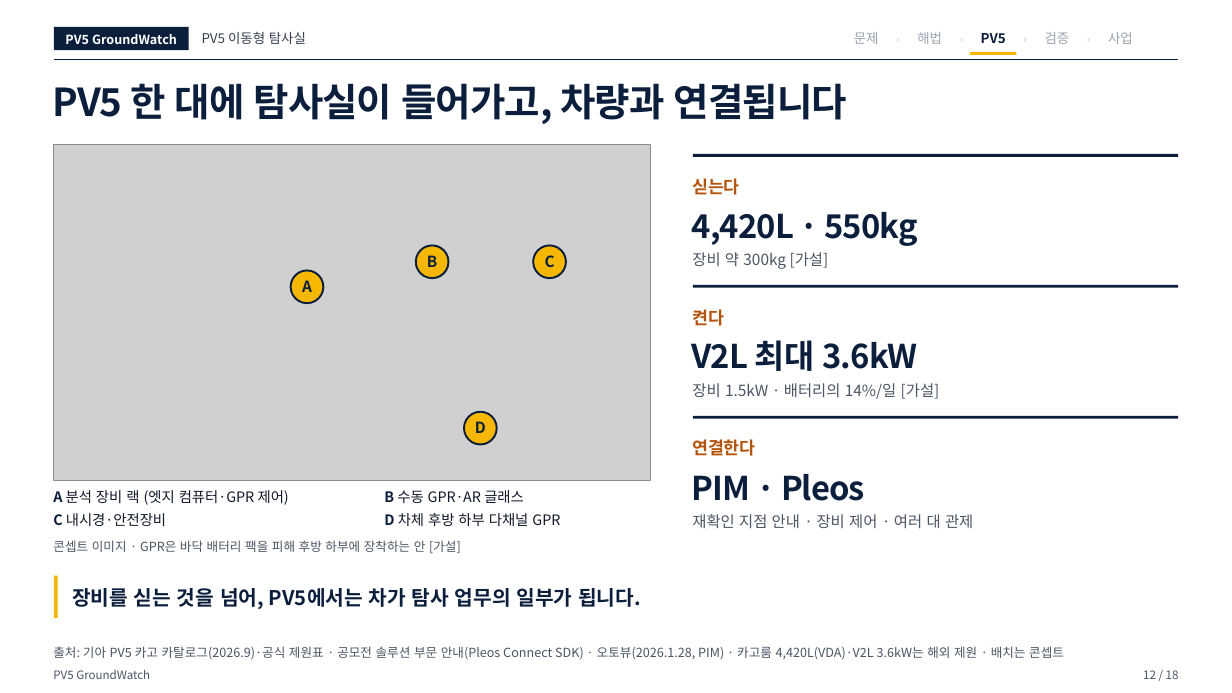
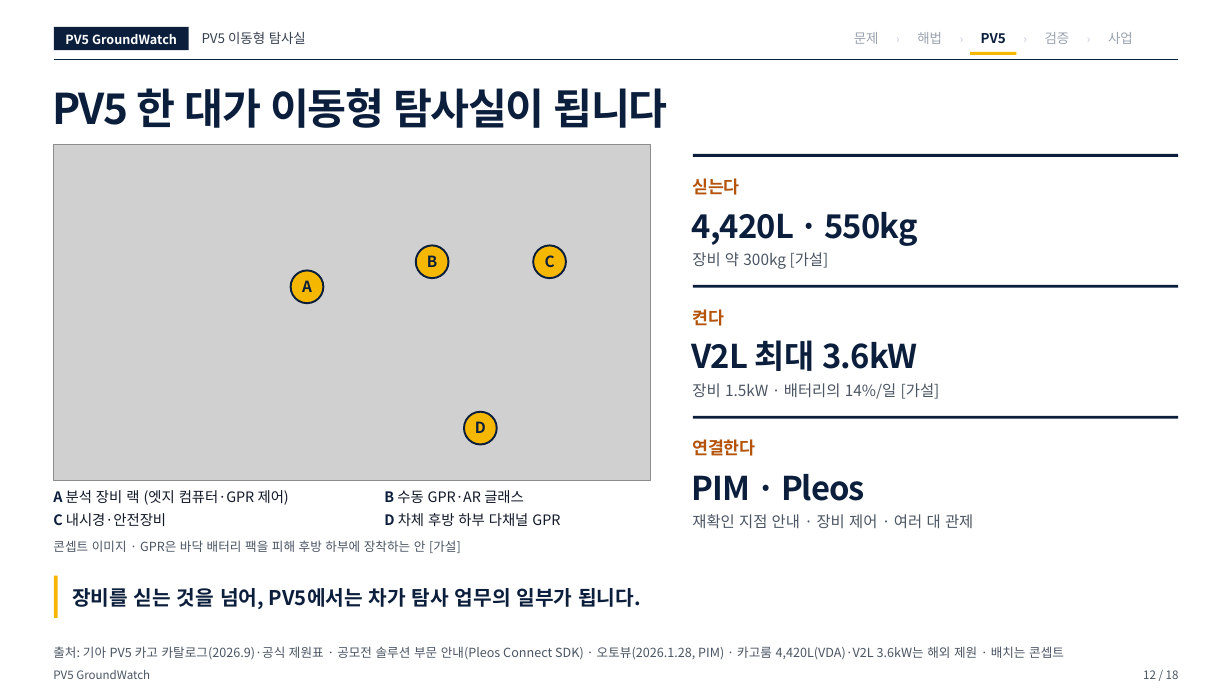
Before and after one commit to woojin-choe/pv5-hose-lab, a slide deck: slide 12 of ppt_all/PV5_GroundWatch_10_25.pptx. Drawn at 1232x693 pixels with LibreOffice and Linux fonts; fonts in the diff are those of the drawing; grey boxes stand for pictures. Boxes give left, top, right and bottom in pixels: in the first picture for what was removed or moved away, otherwise in the second. Text is boxed around its words. In the diff, an @@ line names an element or a change of style, - is before the commit and + after.

```diff
--- a/ppt_all/PV5_GroundWatch_10_25.pptx
+++ b/ppt_all/PV5_GroundWatch_10_25.pptx
@@ text at (52,88,668,128): text changed; size 30 to 33 pt @@
-PV5 한 대에 탐사실이 들어가고, 차량과 연결됩니다
+PV5 한 대가 이동형 탐사실이 됩니다
```
Also in this commit, not shown: 11 other slides changed, 17 other files.
